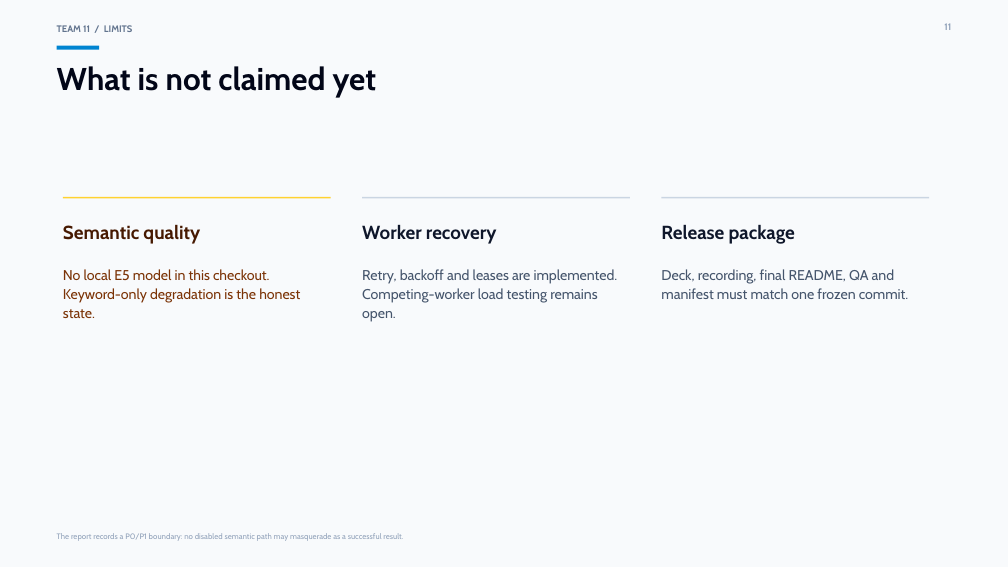
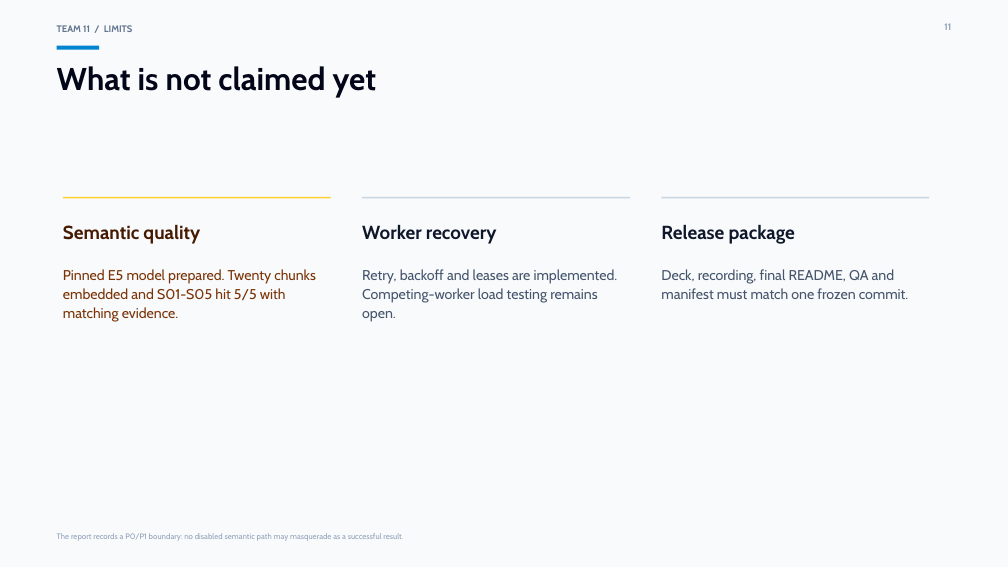
Before and after one commit to lawrenceyang12138-art/MAIE6000C-starter-TEAM_11, a slide deck: slide 11 of submissions/week07/W07_Team11.pptx. Drawn at 1008x567 pixels with LibreOffice and Linux fonts; fonts in the diff are those of the drawing. Boxes give left, top, right and bottom in pixels: in the first picture for what was removed or moved away, otherwise in the second. Text is boxed around its words. In the diff, an @@ line names an element or a change of style, - is before the commit and + after.

```diff
--- a/submissions/week07/W07_Team11.pptx
+++ b/submissions/week07/W07_Team11.pptx
@@ text at (63, 269, 315, 322): text changed @@
-No local E5 model in this checkout. Keyword-only degradation is the honest state.
+Pinned E5 model prepared. Twenty chunks embedded and S01-S05 hit 5/5 with matching evidence.
```
Also in this commit, not shown: 1 other slide changed, 13 other files.
